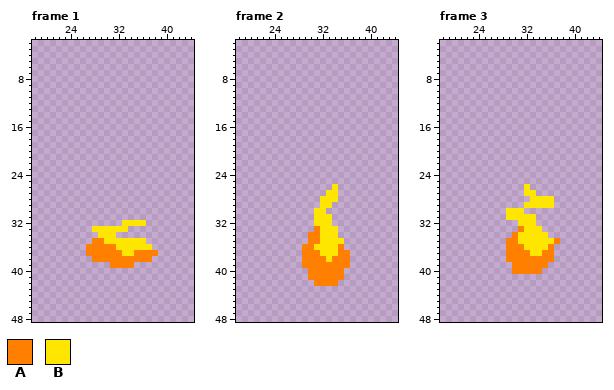
Edited in one commit: pixel-art file (sprites/wisp.ase). The picture above was drawn from the file before the commit.
150x150 pixels, 12 frames. Shown: frame 1: x 18..44, y 2..48; frame 2: x 18..44, y 2..48; frame 3: x 18..44, y 2..48. The old version is drawn lined up with the new one, on the new canvas. The commit also changed other frames, which this record leaves out.
Palette (. is transparent): A #ff7f00  B #ffe600
Pixels before, frame 1, first column x 27:
32 ......BBBB..
33 .BBBBBB.....
34 ..BBB.......
35 .AABBBBBBB..
36 AAAAABBBBBB.
37 AAAAAABBAAAA
38 .AAAAAAAAAA.
39 ....AAAA....
Pixels before, frame 2, first column x 29:
26 .....B..
27 ....BB..
28 ...BBB..
29 ...BB...
30 ..BB....
31 ..BBB...
32 ..BBB...
33 ..ABBB..
34 .AABBB..
35 .AABBBB.
36 AABBBBA.
37 AAABBBAA
38 AAAABAAA
39 AAAAAAAA
40 .AAAAAA.
41 .AAAAAA.
42 ..AAAA..
Pixels before, frame 3, first column x 29:
26 ...B.....
27 ...BB....
28 ....BBBB.
29 ...BBBBB.
30 BBB......
31 BBBBB....
32 ..BBB....
33 ..ABBB...
34 .ABBBBB..
35 AABBBBBBA
36 AAABBBBA.
37 AAAABBAA.
38 AAAAAAAA.
39 .AAAAAA..
40 .AAAAA...
Once edited:
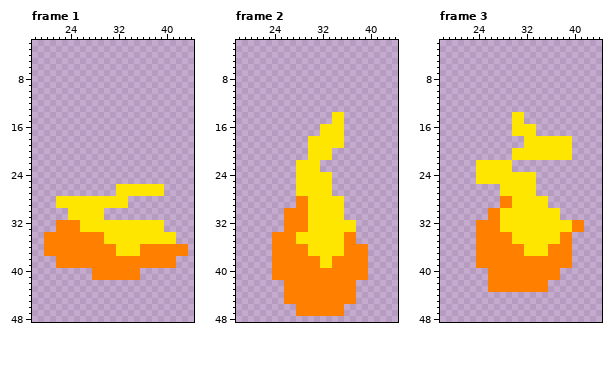
What changed:
canvas 150x150 -> 60x60, the old top-left corner now at -49,-46 (the part of the old canvas that was cut away was empty and is not shown)
Changed rows in their new state; - is an unchanged pixel.
Frame 1:
first column x 20:
26 ------------BBBBBBBB----
27 ------------BBBBBBBB----
28 --BBBBBBBBBBBB----------
29 --BBBBBBBBBBBB----------
30 ----BBBBBB--------------
31 ----BBBBBB--------------
32 --AAAABBBBBBB----BBB----
33 --AAAABB------BBBBBB----
34 AAAAAAAAAA--BBBBBBBBBB--
35 AAAAAAAA---------BBBBB--
36 AAAAAAA---------AAAAAAAA
37 AAAAAAA-----B--B---AAAAA
38 --AAAAAA----------AAAA--
39 --AAAAAAAAA----AAAAAAA--
40 --------AAAAAAAA--------
41 --------AAAAAAAA--------
Frame 2:
first column x 24:
14 ----------BB----
15 ----------BB----
16 --------BBBB----
17 --------BBBB----
18 ------BBBBBB----
19 ------BBBBBB----
20 ------BBBB------
21 ------BBBB------
22 ----BBBB--------
23 ----BBBB--------
24 ----BBBBBB------
25 ----BBBBBB------
26 ----BBBBBB.-----
27 ----BBBBB-.-----
28 ----AABB---B----
29 ----AABB--BB----
30 --AAAAB--BBB----
31 --AAAAB---BB----
32 --AAAAB---BBBB--
33 --AAAABB---BBB--
34 AAAABBBB---BAA--
35 AAAABBBB----AA--
36 AAAAA-B----BAAAA
37 AAAAA-BB---B-AAA
38 AAAAA---B----AAA
39 AAAAA---BB---AAA
40 AAAAAA------AAAA
41 AAAAAA------AAAA
42 --AAAAA----AAA--
43 --AAAAAAAAAAAA--
44 --AAAAAAAAAAAA--
45 --AAAAAAAAAAAA--
46 ----AAAAAAAA----
47 ----AAAAAAAA----
Frame 3:
first column x 24:
14 ------BB----------
15 ------BB----------
16 ------BBBB--------
17 ------BBBB--------
18 --------BBBBBBBB--
19 --------BBBBBBBB--
20 ------BBBBBBBBBB--
21 ------BBBBBBBBBB--
22 BBBBBB------------
23 BBBBBB------------
24 BBBBBBBBBB--------
25 BBBBBBBBBB--------
26 ----BBBB-B--------
27 ----BBBB----------
28 ----AABBB---.-----
29 ----AABB----.-----
30 --AAB---BBBBBB----
31 --AAB-----BBBB----
32 AAAABBB---BBBBBBAA
33 AAAABBBB---BBBBBAA
34 AAAAAAB-----BBAA--
35 AAAAA-B------BAA--
36 AAAAA--------AAA--
37 AAAAA---B--B-AAA--
38 AAAAA--------AAA--
39 AAAAAA------AAAA--
40 --AAAA-----AAA----
41 --AAAAAAAAAAAA----
42 --AAAAAAAAAA------
43 --AAAAAAAAAA------
Changed places in both pictures, as pixel boxes (x1, y1, x2, y2):
changed: (44, 184, 188, 280)
changed: (272, 112, 368, 316)
changed: (476, 112, 584, 292)
